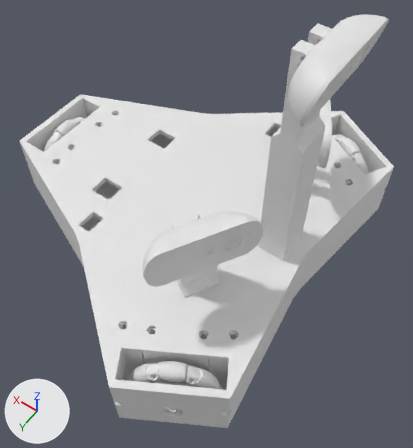
Before and after pictures for a commit that changed the Blender file Kiwi.blend.
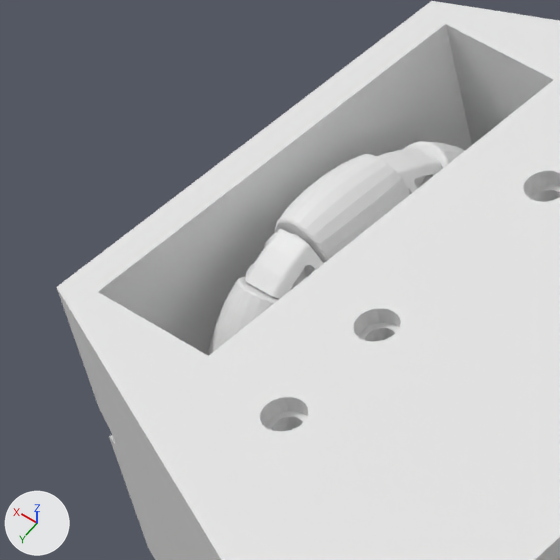
The first picture shows the older version from a 50 mm camera at (-165.0, 219.0, 368.0) aimed at (-25.0, 22.0, 59.0). The close-ups show the older and then the newer version on the part from 2% to 24% of the width and 21% to 41% of the height of that picture. Only the edits that show in the close-ups are written down. Arrows for +X, +Y and +Z are at lower left; the lights stay in place.

Objects in the first close-up: 'Body', 'Reer_wheel'.
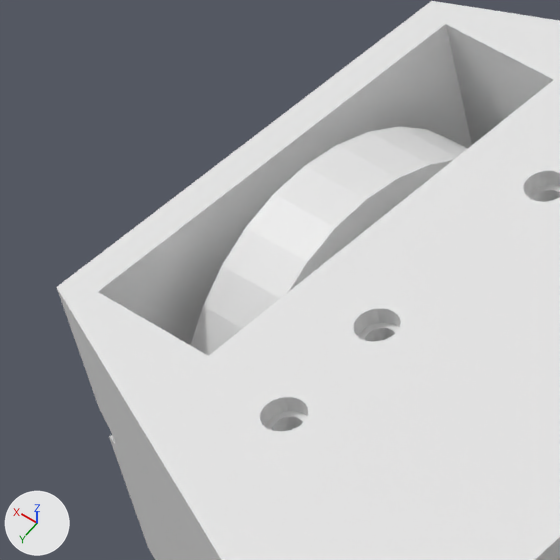
Where the newer file only moved an object's origin or applied its transform, the numbers keep the older frame.

What differs and where, as boxes [x1, y1, x2, y2] in the close-ups (560 x 560 px):
'Cylinder.rear', added: after [191, 127, 468, 356]
'Reer_wheel', hidden: before [208, 141, 465, 356]

Edits to the bpy script that builds the scene:
```text
Add me_cylinder_003:
    me_cylinder_003.from_pydata(...)  # a 32-sided cylinder along z spanning x -1.67..0.33, y -1.0..1.0, z -24.72..-22.72
Change ob_reer_wheel:
    add ob_reer_wheel.hide_set(True)
Add ob_cylinder_rear:
    ob_cylinder_rear = bpy.data.objects.new('Cylinder.rear', me_cylinder_003)
    ob_cylinder_rear.location = (0.0, 0.0, 0.0)
    ob_cylinder_rear.rotation_euler = (0.0, 1.571, 0.0)  # degrees (0, 90, 0)
    ob_cylinder_rear.scale = (30.2, 30.2, -5.63)
```
